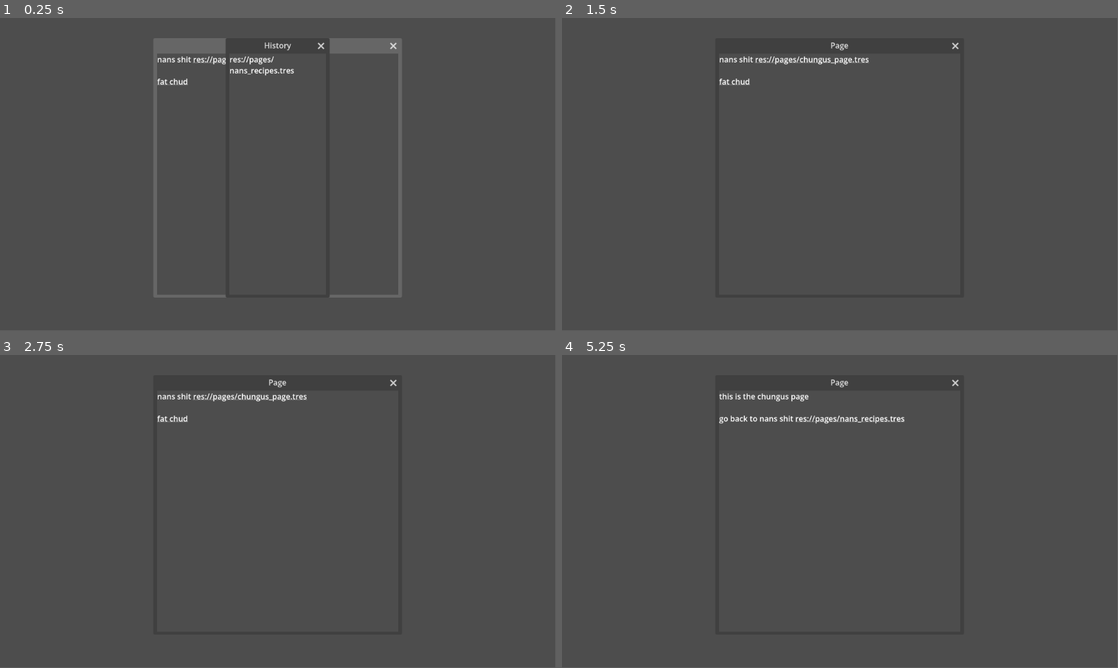
Above: before the commit, frames 1-4 (two rows, left to right).
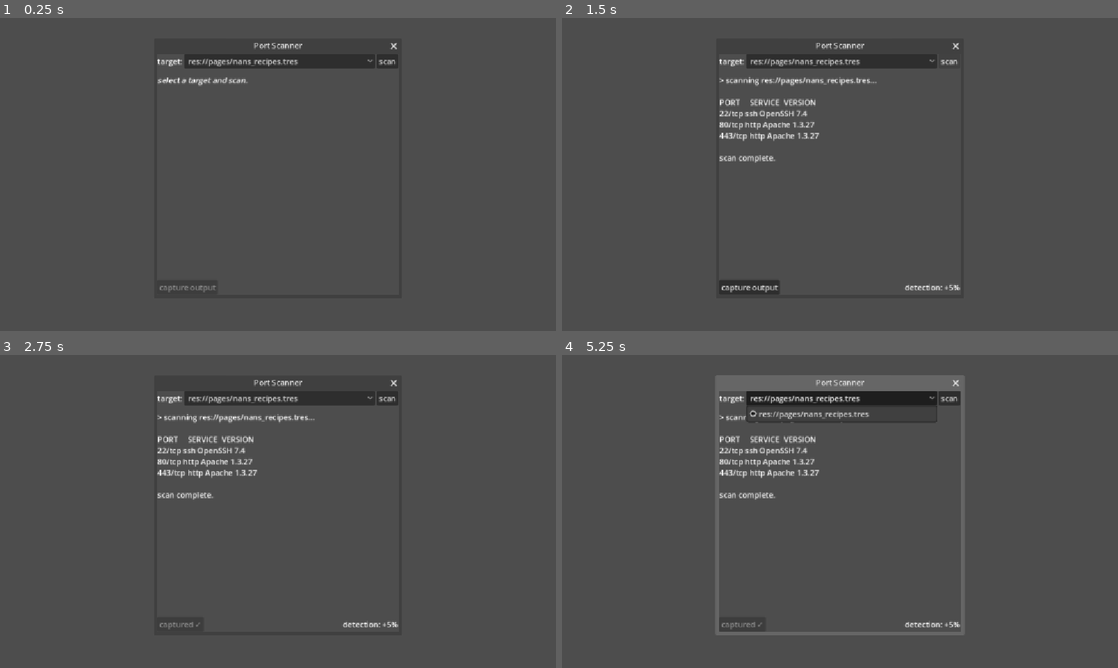
Above: after the commit, the same moments.

Repository: samiser/bug-bountyz
Game: Godot game, scene res://main.tscn
The game is run twice, just before and just after one commit, with the same random seed, the same clock (stepped at 60 frames per second) and the same inputs.
Inputs (mouse positions are in pixels of both pictures, inside the frame that each line leads up to):
- Up to frame 1 (0.25 s): no input
- Up to frame 2 (1.5 s): click (840, 61) at 0.5 s, where only the run after the commit has a clickable "res://pages/nans_recipes.tres"; click (951, 61) at 1.25 s, where only the run after the commit has a clickable "scan"
- Up to frame 3 (2.75 s): click (189, 624) at 2 s, where only the run after the commit has a clickable "capture output"
- Up to frame 4 (5.25 s): click (840, 398) at 2.75 s, where only the run after the commit has a clickable "res://pages/nans_recipes.tres"; click (951, 398) at 3.5 s, where only the run after the commit has a clickable "scan"; click (751, 624) at 4.25 s, where only the run after the commit has a clickable "capture output"; click (840, 398) at 5 s, where only the run after the commit has a clickable "res://pages/nans_recipes.tres"
In our replay, the window is 799x449 before the commit and 800x450 after it. These sizes can differ from the game's own. Grey fills any space a smaller window leaves; there, only what the larger window draws over its background counts as a difference.

The runs differ from the first frame. In frame 1, 4.5% of the frame differs, in the area x 27-73%, y 6-90%; in frame 2, 3.5%; in frame 3, 3.2%; in frame 4, 7.5%.

Commit message:
added port scanner and some other refactorings
- renamed test_website to browser
- removed hard coded path lookups
- moved sound to an autoload

Diff:
--- a/test_website.tscn
+++ b/browser.tscn
@@ -1,9 +1,9 @@
 [gd_scene format=3 uid="uid://d2adpvcxffyp4"]
 
-[ext_resource type="Script" path="res://test_website.gd" id="1_ael0e"]
+[ext_resource type="Script" path="res://scripts/browser.gd" id="1_ael0e"]
 [ext_resource type="Resource" uid="uid://babrl7eo7oadj" path="res://pages/nans_recipes.tres" id="2_f62n4"]
 
-[node name="TestWebsite" type="RichTextLabel" unique_id=2076547727]
+[node name="Browser" type="RichTextLabel" unique_id=2076547727]
 anchors_preset = 15
 anchor_right = 1.0
 anchor_bottom = 1.0
--- a/main.tscn
+++ b/main.tscn
@@ -1,7 +1,8 @@
-[gd_scene format=3 uid="uid://7g4heclyh8pf"]
+[gd_scene format=3 uid="uid://bk8rj32026cgc"]
 
-[ext_resource type="PackedScene" uid="uid://d4nxltjs4w63k" path="res://test_website.tscn" id="1_ig7tw"]
+[ext_resource type="PackedScene" uid="uid://d2adpvcxffyp4" path="res://browser.tscn" id="1_ig7tw"]
 [ext_resource type="AudioStream" uid="uid://b7m0wy1o3k83b" path="res://audio/pc_fan_loop.wav" id="2_0xm2m"]
+[ext_resource type="PackedScene" uid="uid://k1b3xm4saaks" path="res://port_scanner.tscn" id="2_h2yge"]
 
 [node name="Main" type="Control" unique_id=1822029631]
 layout_mode = 3
@@ -13,11 +14,12 @@
 
 [node name="Window" type="Window" parent="." unique_id=321217614]
 oversampling_override = 1.0
-title = "Page"
+title = "Browser"
 initial_position = 1
 size = Vector2i(500, 500)
 
-[node name="TestWebsite" parent="Window" unique_id=2076547727 instance=ExtResource("1_ig7tw")]
+[node name="Browser" parent="Window" unique_id=2076547727 instance=ExtResource("1_ig7tw") node_paths=PackedStringArray("history_label")]
+history_label = NodePath("../../Window2/HistoryLabel")
 
 [node name="Window2" type="Window" parent="." unique_id=1974966797]
 oversampling_override = 1.0
@@ -33,7 +35,13 @@
 grow_vertical = 2
 text = "history:"
 
-[node name="OS-Sounds" type="AudioStreamPlayer2D" parent="." unique_id=1337391865]
+[node name="Window3" type="Window" parent="." unique_id=1959032847]
+oversampling_override = 1.0
+title = "Port Scanner"
+initial_position = 1
+size = Vector2i(500, 500)
+
+[node name="PortScanner" parent="Window3" unique_id=1864047590 instance=ExtResource("2_h2yge")]
 
 [node name="Ambience" type="AudioStreamPlayer2D" parent="." unique_id=2120516250]
 stream = ExtResource("2_0xm2m")
--- a/pages/nans_recipes.tres
+++ b/pages/nans_recipes.tres
@@ -8,4 +8,5 @@
 content = "nans shit [url]res://pages/chungus_page.tres[/url]
 
 [url]fat chud[/url]"
+fingerprints = Array[String](["22/tcp ssh OpenSSH 7.4", "80/tcp http Apache 1.3.27", "443/tcp http Apache 1.3.27"])
 metadata/_custom_type_script = "uid://ckg4qnkq81pmh"
--- /dev/null
+++ b/port_scanner.tscn
@@ -0,0 +1,60 @@
+[gd_scene format=3 uid="uid://k1b3xm4saaks"]
+
+[ext_resource type="Script" uid="uid://bk7y70wc6y1g6" path="res://scripts/port_scanner.gd" id="1_4og87"]
+
+[node name="PortScanner" type="VBoxContainer" unique_id=1864047590 node_paths=PackedStringArray("target_dropdown", "scan_button", "output_label", "capture_button", "detection_label")]
+anchors_preset = 15
+anchor_right = 1.0
+anchor_bottom = 1.0
+grow_horizontal = 2
+grow_vertical = 2
+script = ExtResource("1_4og87")
+target_dropdown = NodePath("Input/OptionButton")
+scan_button = NodePath("Input/Button")
+output_label = NodePath("Output/OutputLabel")
+capture_button = NodePath("Output/OutputControls/Button")
+detection_label = NodePath("Output/OutputControls/Label")
+
+[node name="Input" type="HBoxContainer" parent="." unique_id=224137031]
+layout_mode = 2
+
+[node name="Label" type="Label" parent="Input" unique_id=1137882919]
+layout_mode = 2
+text = "target:"
+
+[node name="OptionButton" type="OptionButton" parent="Input" unique_id=1081064782]
+layout_mode = 2
+size_flags_horizontal = 3
+
+[node name="Button" type="Button" parent="Input" unique_id=664823640]
+layout_mode = 2
+text = "scan"
+
+[node name="HSeparator" type="HSeparator" parent="." unique_id=2124420826]
+layout_mode = 2
+
+[node name="Output" type="VBoxContainer" parent="." unique_id=336160543]
+layout_mode = 2
+size_flags_vertical = 3
+
+[node name="OutputLabel" type="RichTextLabel" parent="Output" unique_id=1512211754]
+layout_mode = 2
+size_flags_vertical = 3
+bbcode_enabled = true
+text = "bing"
+fit_content = true
+
+[node name="OutputControls" type="HBoxContainer" parent="Output" unique_id=910521668]
+layout_mode = 2
+
+[node name="Button" type="Button" parent="Output/OutputControls" unique_id=124027033]
+layout_mode = 2
+text = "Capture"
+
+[node name="Control" type="Control" parent="Output/OutputControls" unique_id=1047305847]
+layout_mode = 2
+size_flags_horizontal = 3
+
+[node name="Label" type="Label" parent="Output/OutputControls" unique_id=1427830898]
+layout_mode = 2
+text = "status..."
--- a/project.godot
+++ b/project.godot
@@ -11,9 +11,18 @@
 [application]
 
 config/name="bug-bountyz"
-run/main_scene="uid://7g4heclyh8pf"
+run/main_scene="uid://bk8rj32026cgc"
 config/features=PackedStringArray("4.6", "GL Compatibility")
 config/icon="res://icon.svg"
+
+[autoload]
+
+Engagement="*uid://cwxr1n1pw1shg"
+Sound="*res://scripts/sound.gd"
+
+[display]
+
+window/stretch/mode="canvas_items"
 
 [input]
 
--- a/test_website.gd
+++ b/scripts/browser.gd
@@ -1,11 +1,7 @@
 extends RichTextLabel
 
 @export var homepage : Page
-@onready var window: Window = $".."
-
-@onready var os_sounds: AudioStreamPlayer2D = $"../../OS-Sounds"
-@onready var sfx_click : AudioStreamMP3 = load("res://audio/click.mp3")
-@onready var sfx_error : AudioStreamMP3 = load("res://audio/error.mp3")
+@export var history_label : RichTextLabel
 
 var history : Array[String]
 
@@ -15,24 +11,23 @@
 func _process(delta: float) -> void:
 	if Input.is_action_just_pressed("ui_cancel"):
 		_back()
-@onready var history_label: RichTextLabel = $"../../Window2/HistoryLabel"
 
 func _back() -> void:
 	if history.size() <= 1:
 		print("Can't go back!")
-		os_sounds.stream = sfx_error
-	else:
-		os_sounds.stream = sfx_click
+		Sound.play_error()
+		return
 
-		var last_page_path : String = history.get(history.size() - 2)
-		var last_page : Page = load(last_page_path)
-		history.remove_at(history.size() - 1)
-		_load_page(last_page, false)
-
-	os_sounds.play()
+	var last_page_path : String = history.get(history.size() - 2)
+	var last_page : Page = load(last_page_path)
+	history.remove_at(history.size() - 1)
+	_load_page(last_page, false)
+	Sound.play_click()
 
 func _load_page(page : Page, add_history : bool = true) -> void:
 	print("Loaded page: " + page.resource_path)
+
+	Engagement.discover_page(page.resource_path)
 
 	if add_history: history.append(page.resource_path)
 	_display_history()
@@ -50,9 +45,7 @@
 	if meta.begins_with("res://pages/"):
 		var new_page : Page = load(meta)
 		_load_page(new_page)
-		os_sounds.stream = sfx_click
+		Sound.play_click()
 	else:
 		print("WTF IS THIS: " + meta)
-		os_sounds.stream = sfx_error
-
-	os_sounds.play()
+		Sound.play_error()
--- /dev/null
+++ b/scripts/engagement.gd
@@ -0,0 +1,29 @@
+extends Node
+
+var captures : Array[Dictionary] = []
+var detection : int = 0
+var discovered_pages : Array[String] = []
+
+signal detection_changed(new_value: int)
+signal capture_added(capture: Dictionary)
+signal page_discovered(page_path: String)
+
+func add_detection(amount: int) -> void:
+	detection += amount
+	detection_changed.emit(detection)
+
+func add_capture(content: String, source_tool: String, tags: Array[String]) -> void:
+	var capture := {
+		"content": content,
+		"source_tool": source_tool,
+		"tags": tags,
+		"timestamp": Time.get_ticks_msec(),
+	}
+	captures.append(capture)
+	capture_added.emit(capture)
+	print("captured: " + source_tool + " " + str(tags))
+
+func discover_page(page_path: String) -> void:
+	if not discovered_pages.has(page_path):
+		discovered_pages.append(page_path)
+		page_discovered.emit(page_path)
--- /dev/null
+++ b/scripts/port_scanner.gd
@@ -0,0 +1,70 @@
+extends VBoxContainer
+
+@export var target_dropdown : OptionButton
+@export var scan_button : Button
+@export var output_label : RichTextLabel
+@export var capture_button : Button
+@export var detection_label : Label
+
+var _last_output : String = ""
+var _last_output_tags : Array[String] = []
+
+func _ready() -> void:
+	Engagement.page_discovered.connect(_on_page_discovered)
+	scan_button.pressed.connect(_on_scan_pressed)
+	capture_button.pressed.connect(_on_capture_pressed)
+	capture_button.disabled = true
+	capture_button.text = "capture output"
+	output_label.text = "[i]select a target and scan.[/i]"
+	detection_label.text = ""
+	_refresh_targets()
+
+func _refresh_targets() -> void:
+	target_dropdown.clear()
+	for page_path in Engagement.discovered_pages:
+		target_dropdown.add_item(page_path)
+
+func _on_page_discovered(_page_path: String) -> void:
+		_refresh_targets()
+
+func _on_scan_pressed() -> void:
+	var idx := target_dropdown.selected
+	if idx < 0:
+		Sound.play_error()
+		return
+
+	var page_path := target_dropdown.get_item_text(idx)
+	var page : Page = load(page_path)
+	print("scanning %s" % page_path)
+
+	if page == null or page.fingerprints.is_empty():
+		output_label.text = "[i]no services found.[/i]"
+		Sound.play_error()
+		return
+
+	var output := _format_scan(page_path, page.fingerprints)
+	_last_output = output
+	_last_output_tags = ["port-scan", "fingerprint", page_path]
+
+	output_label.text = output
+	detection_label.text = "detection: +5%"
+	Engagement.add_detection(5)
+
+	capture_button.disabled = false
+	capture_button.text = "capture output"
+	Sound.play_click()
+
+func _format_scan(target: String, fingerprints: Array[String]) -> String:
+	var lines := ["[code]> scanning " + target + "...", ""]
+	lines.append("PORT     SERVICE  VERSION")
+	for fp in fingerprints:
+		lines.append(fp)
+	lines.append("")
+	lines.append("scan complete.[/code]")
+	return "\n".join(lines)
+
+func _on_capture_pressed() -> void:
+	Engagement.add_capture(_last_output, "port_scanner", _last_output_tags)
+	capture_button.disabled = true
+	capture_button.text = "captured ✓"
+	Sound.play_click()
--- /dev/null
+++ b/scripts/sound.gd
@@ -0,0 +1,18 @@
+extends Node
+
+const SFX_CLICK := preload("res://audio/click.mp3")
+const SFX_ERROR := preload("res://audio/error.mp3")
+
+var _player : AudioStreamPlayer
+
+func _ready() -> void:
+	_player = AudioStreamPlayer.new()
+	add_child(_player)
+
+func play_click() -> void:
+	_player.stream = SFX_CLICK
+	_player.play()
+
+func play_error() -> void:
+	_player.stream = SFX_ERROR
+	_player.play()
Renamed: test_website.gd.uid -> scripts/browser.gd.uid
Not shown, added: scripts/engagement.gd.uid
Not shown, added: scripts/port_scanner.gd.uid
Not shown, added: scripts/sound.gd.uid
